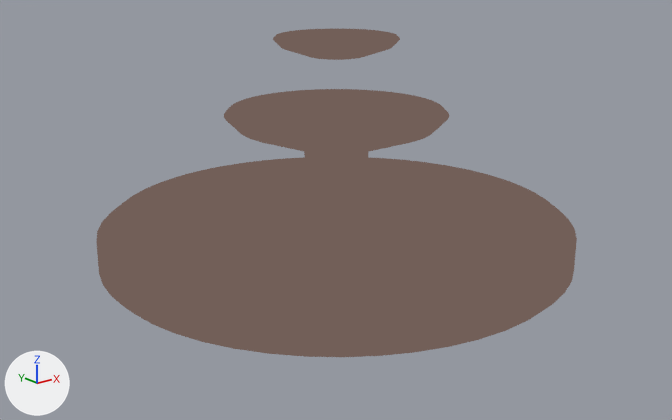
The glTF model chiikawa-3d-world/assets/baked/fountain.ol.glb as it was, and as the next commit left it.
Both versions are drawn from a 50 mm camera at (-10.71, -13.38, 6.32) aimed at (-0.22, -0.26, 1.08). Every picture has the same lights, and +X, +Y and +Z are marked at lower left. The first picture is the older version. Vertices at exactly the same position are counted once.

The older version as bpy lines, for what is in view:
```python
me_mesh_0 = bpy.data.meshes.new('Mesh_0')
me_mesh_0.from_pydata(...)  # 896 vertices, 1776 faces; spans x -1.0..1.0, y -1.0..1.0, z -0.48..0.48
me_mesh_0.materials.append(mat_material_0)
ob_mesh_0 = bpy.data.objects.new('Mesh_0', me_mesh_0)
ob_mesh_0.location = (0.0, 0.0, 2.15)
ob_mesh_0.scale = (4.5, 4.5, 4.5)
```
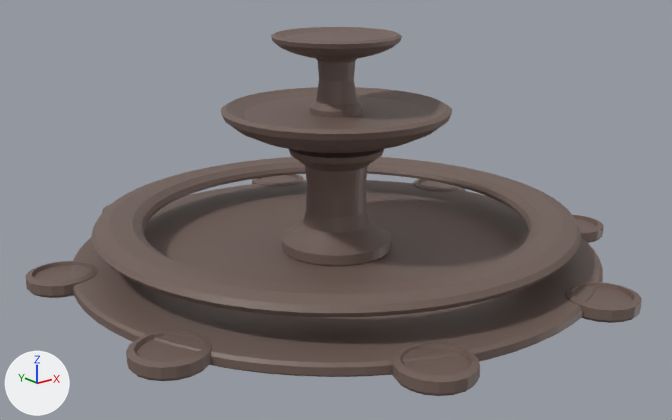
What changed in the scene script:
```text
Add mat_defaultmaterial:
    mat_defaultmaterial = bpy.data.materials.new('DefaultMaterial')
    mat_defaultmaterial.use_nodes = True; mat_defaultmaterial.node_tree.nodes.clear()
    _N = mat_defaultmaterial.node_tree.nodes; _L = mat_defaultmaterial.node_tree.links
    n0 = _N.new('ShaderNodeOutputMaterial'); n0.name = 'Material Output'
    n1 = _N.new('ShaderNodeBsdfPrincipled'); n1.name = 'Principled BSDF'
    n2 = _N.new('ShaderNodeVertexColor'); n2.name = 'Color Attribute'
    _L.new(n1.outputs[0], n0.inputs[0])  # 'BSDF' to 'Surface'
    _L.new(n2.outputs[0], n1.inputs[0])  # 'Color' to 'Base Color'
Change me_mesh_0:
    used by ob_mesh_0; location = (0.0, 0.0, 2.15); scale = (4.5, 4.5, 4.5)
    remove me_mesh_0.from_pydata(...)  # 896 vertices, 1776 faces; spans x -1.0..1.0, y -1.0..1.0, z -0.48..0.48
    remove me_mesh_0.materials.append(mat_material_0)
    add me_mesh_0.from_pydata(...)  # 3042 vertices, 5904 faces; spans x -1.0..1.0, y -1.0..1.0, z -0.4..0.4
    me_mesh_0 part 1: the loose piece of 338 vertices spanning x -1.0..1.0, y -1.0..1.0, z -0.48..-0.26 is rebuilt with 258 vertices and now spans x -0.93..0.93, y -0.93..0.93, z -0.4..-0.36, in mat_defaultmaterial
    me_mesh_0 part 2: 1 vertex moved within x 0.0, y 0.0, z 0.02; 556 vertices removed from x -0.46..0.46, y -0.46..0.46, z -0.42..0.48; 2782 vertices added at x -1.0..1.0, y -1.0..1.0, z -0.4..0.4
    add me_mesh_0.materials.append(mat_defaultmaterial)
Change ob_mesh_0:
    ob_mesh_0.location: (0.0, 0.0, 2.15) -> (0.0, 0.0, 2.16)
    ob_mesh_0.scale: (4.5, 4.5, 4.5) -> (5.39, 5.39, 5.39)
```

Where the change shows, as pixel boxes (x1, y1, x2, y2) in the pictures (672 x 420 px):
'Mesh_0', reshaped, moved, rescaled (28% wider, 12% taller)
    before: (96, 29, 577, 357)
    after: (26, 27, 642, 396)
part 1 of me_mesh_0, rebuilt (10% wider)
    before: (96, 157, 577, 357)
    after: (72, 180, 603, 377)
part 2 of me_mesh_0, built on
    before: (224, 29, 449, 264)
    after: (26, 27, 642, 396)
